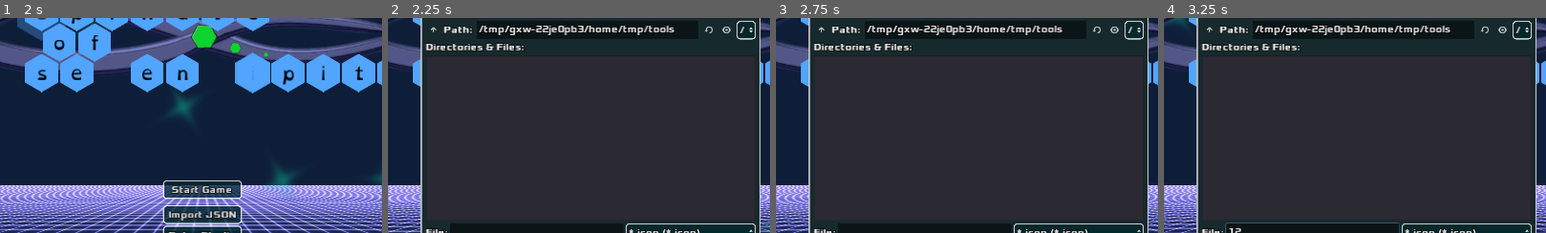
Above: before the commit, frames 1-4 (left to right).
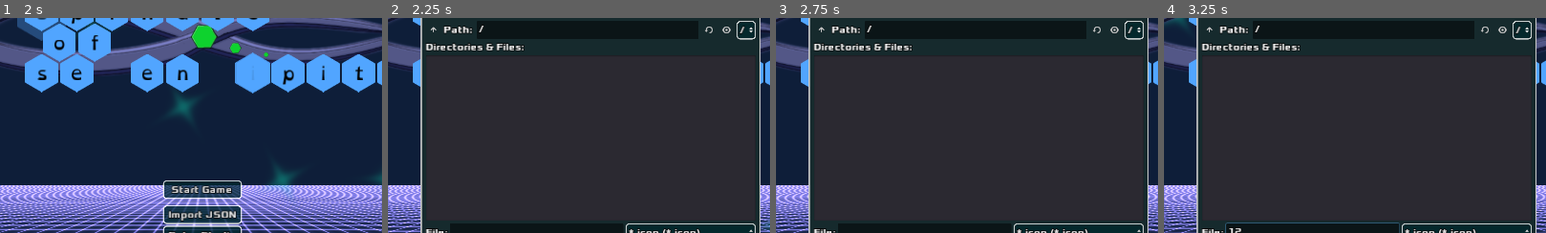
Above: after the commit, the same moments.

Repository: zacryol/spindle-of-serendipity
Game: Godot game, scene res://game/menus/MainMenu.tscn
The game is run twice, just before and just after one commit, with the same random seed, the same clock (stepped at 60 frames per second) and the same inputs.
Inputs (mouse positions are % of the whole screen's width and height, from its top left):
- Up to frame 1 (2 s): tap Enter at 0.5 s; move the mouse to (72, 45) at 0.52 s; tap Backspace at 0.6, 1.35 s; click (72, 45) at 0.67 s; move the mouse to (30, 55) at 1.27 s; click (30, 55) at 1.42 s
- Up to frame 2 (2.25 s): click "Import JSON" at 2 s
- Up to frame 3 (2.75 s): no input
- Up to frame 4 (3.25 s): click (43, 71) at 2.77 s; type "12" at 2.85 s
The pictures show only the part of the screen within x 24-74%, y 21-71%; the shares and areas given below are measured in that part.

Frame 1 is identical in both runs. In frame 2, 1.1% of the frame differs, in the area x 25-75%, y 3-8%; in frame 3, 1.1%; in frame 4, 1.1%.

Commit message:
update default dir for imports

Diff:
--- a/godot/game/menus/MainMenu.gd
+++ b/godot/game/menus/MainMenu.gd
@@ -47,8 +47,9 @@
 
 
 func _on_ImportButton_pressed() -> void:
-	files.current_dir = OS.get_executable_path().get_base_dir()
+	files.current_dir = "C:/" if OS.get_name() == "Windows" else "/"
 	files.show()
+	files.invalidate()
 
 
 func _on_FileDialog_files_selected(paths: PoolStringArray) -> void:
